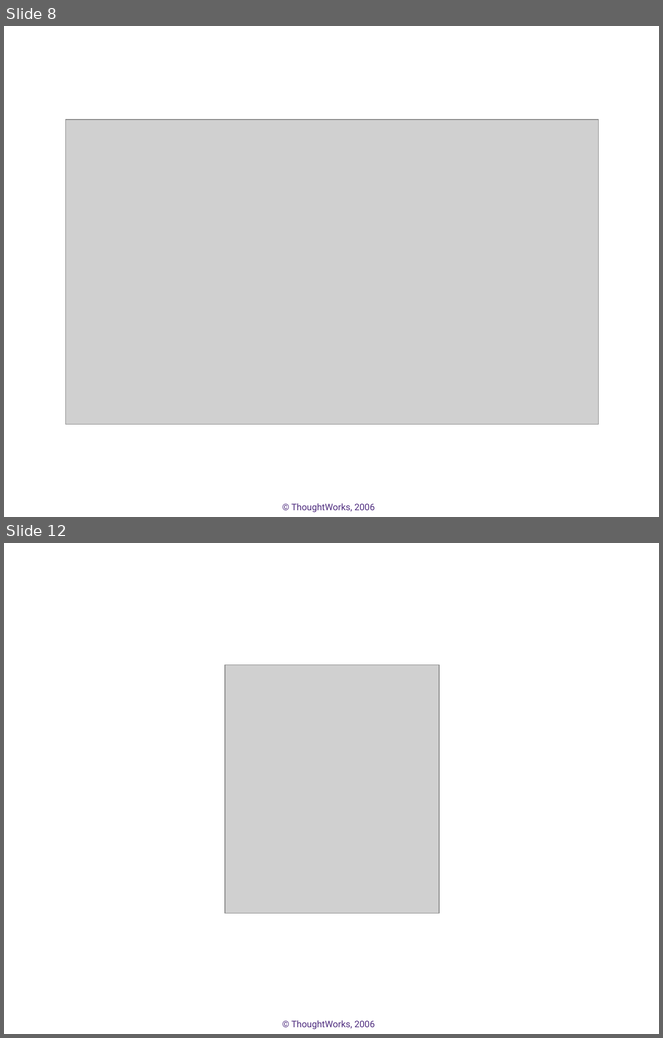
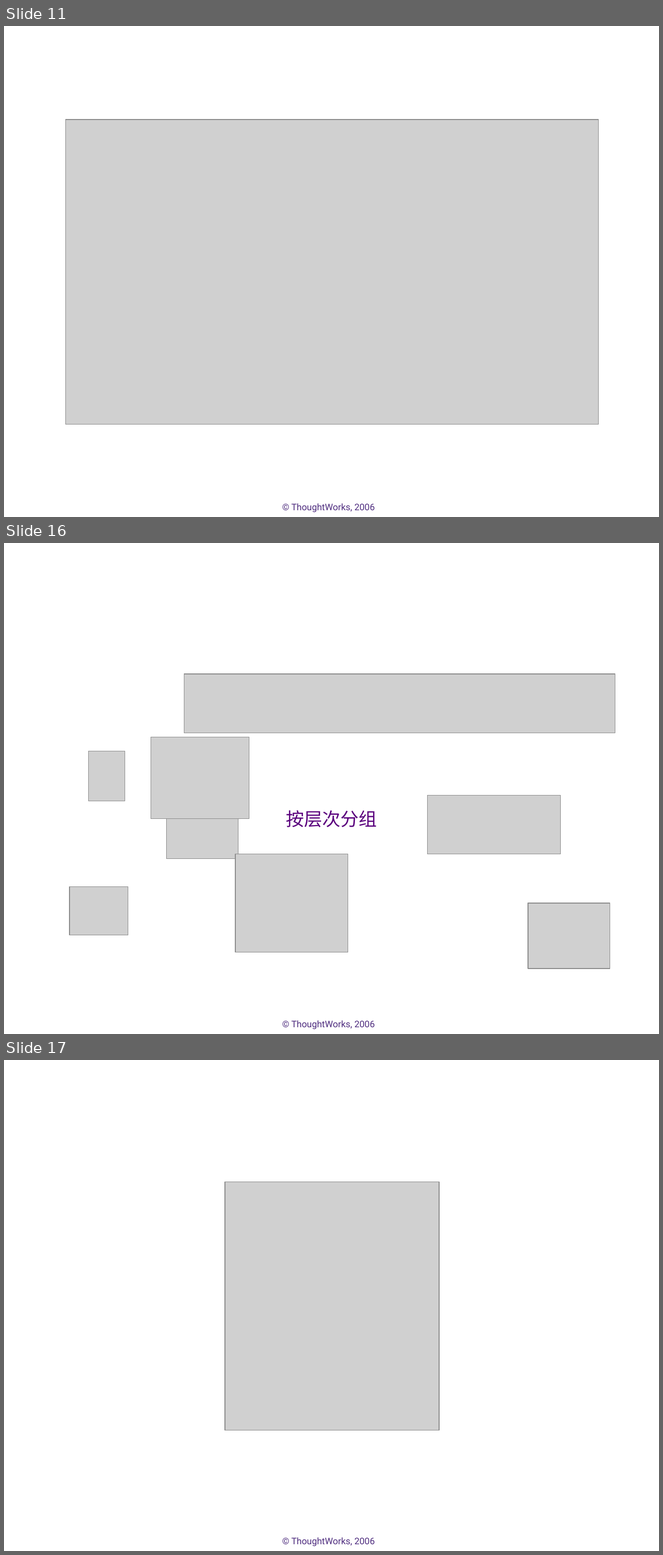
Before and after one commit to whimet/agilechina, a slide deck: docs/demo.ppt. Shown one above the other, each under a label of ours: slides 8 and 12 before the commit, slides 11, 16 and 17 after it; the slides between them are not shown. The pictures are 663x1038 and 663x1555 pixels, drawn with LibreOffice and Linux fonts; fonts in the diff are those of the drawing; grey boxes stand for pictures; background and template pictures are left out. Boxes give left, top, right and bottom in pixels: in the first picture for what was removed or moved away, otherwise in the second. Text is boxed around its words. In the diff, an @@ line names an element or a change of style, - is before the commit and + after.

```diff
--- a/docs/demo.ppt
+++ b/docs/demo.ppt
@@ slide 16 added at bbox=[4, 543, 659, 1034], background #FFFFFF; not listed: 1 template element that a slide beside it also shows @@
@@ picture added at bbox=[184, 674, 616, 733] @@
@@ picture added at bbox=[151, 737, 249, 819] @@
@@ picture added at bbox=[89, 752, 125, 801] @@
@@ picture added at bbox=[427, 795, 560, 854] @@
@@ picture added at bbox=[166, 814, 238, 859] @@
@@ subtitle added at bbox=[286, 810, 377, 827], 20 pt, text #5A007D @@
+按层次分组
@@ picture added at bbox=[235, 854, 348, 953] @@
@@ picture added at bbox=[70, 887, 128, 936] @@
@@ picture added at bbox=[528, 903, 610, 969] @@
@@ what was slide 8 is now slide 11 @@
@@ what was slide 12 is now slide 17 @@
```
Also in this commit, not shown: 5 slides changed, 6 other slides added, 2 slides removed.
